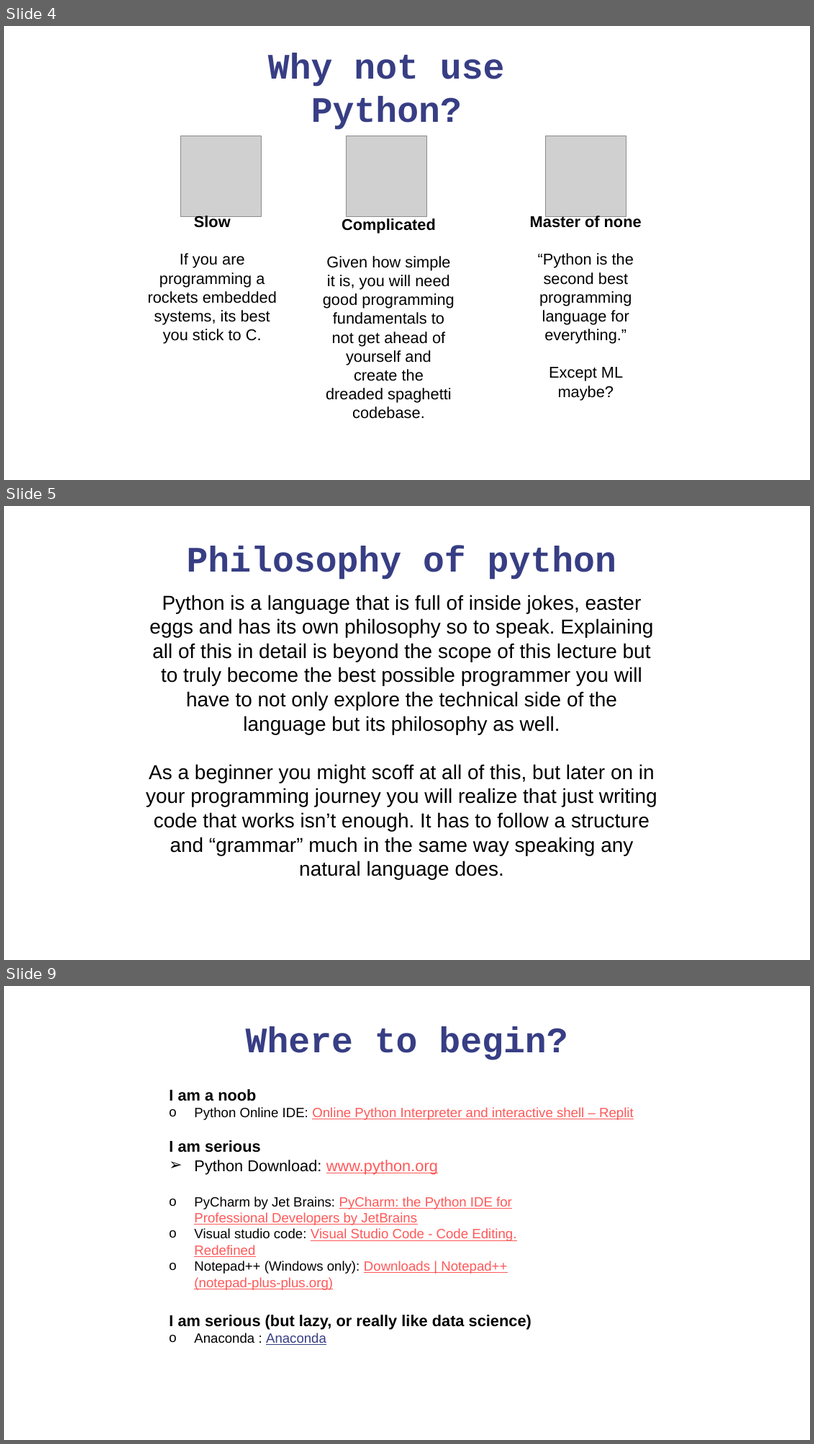
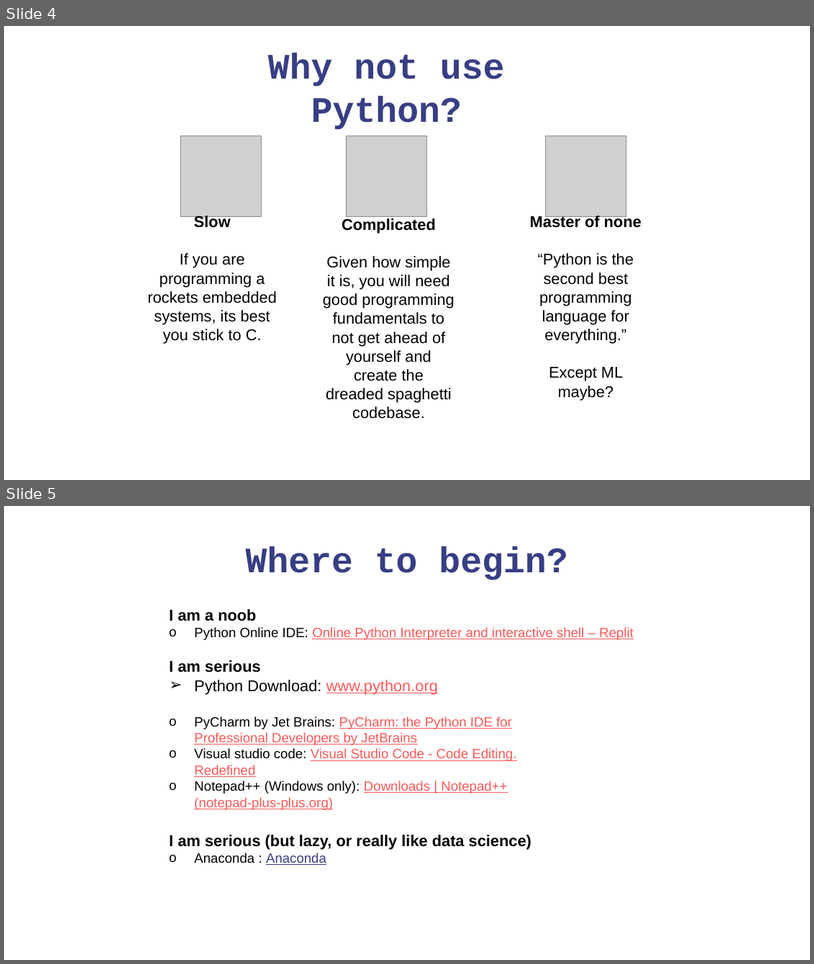
Before and after one commit to FardinAhsan146/AI-Club-Lecture, a slide deck: Python Basics Workshop.pptx. Shown one above the other, each under a label of ours: slides 4, 5 and 9 before the commit, slides 4 and 5 after it; the slides between them are not shown. The pictures are 814x1444 and 814x964 pixels, drawn with LibreOffice and Linux fonts; fonts in the diff are those of the drawing; grey boxes stand for pictures; background and template pictures are left out. Boxes give left, top, right and bottom in pixels: in the first picture for what was removed or moved away, otherwise in the second. Text is boxed around its words. In the diff, an @@ line names an element or a change of style, - is before the commit and + after.

```diff
--- a/Python Basics Workshop.pptx
+++ b/Python Basics Workshop.pptx
@@ slide 5 removed at (4,506,810,960), background #FFFFFF @@
@@ text removed at (187,546,617,579) @@
-Philosophy of python
@@ text removed at (146,595,658,879) @@
-Python is a language that is full of inside jokes, easter eggs and has its own philosophy so to speak. Explaining all of this in detail is beyond the scope of this lecture but to truly become the best possible programmer you will have to not only explore the technical side of the language but its philosophy as well.
-As a beginner you might scoff at all of this, but later on in your programming journey you will realize that just writing code that works isn’t enough. It has to follow a structure and “grammar” much in the same way speaking any natural language does.
@@ what was slide 9 is now slide 5 @@
```
Also in this commit, not shown: 3 other slides removed, 2 other files.
